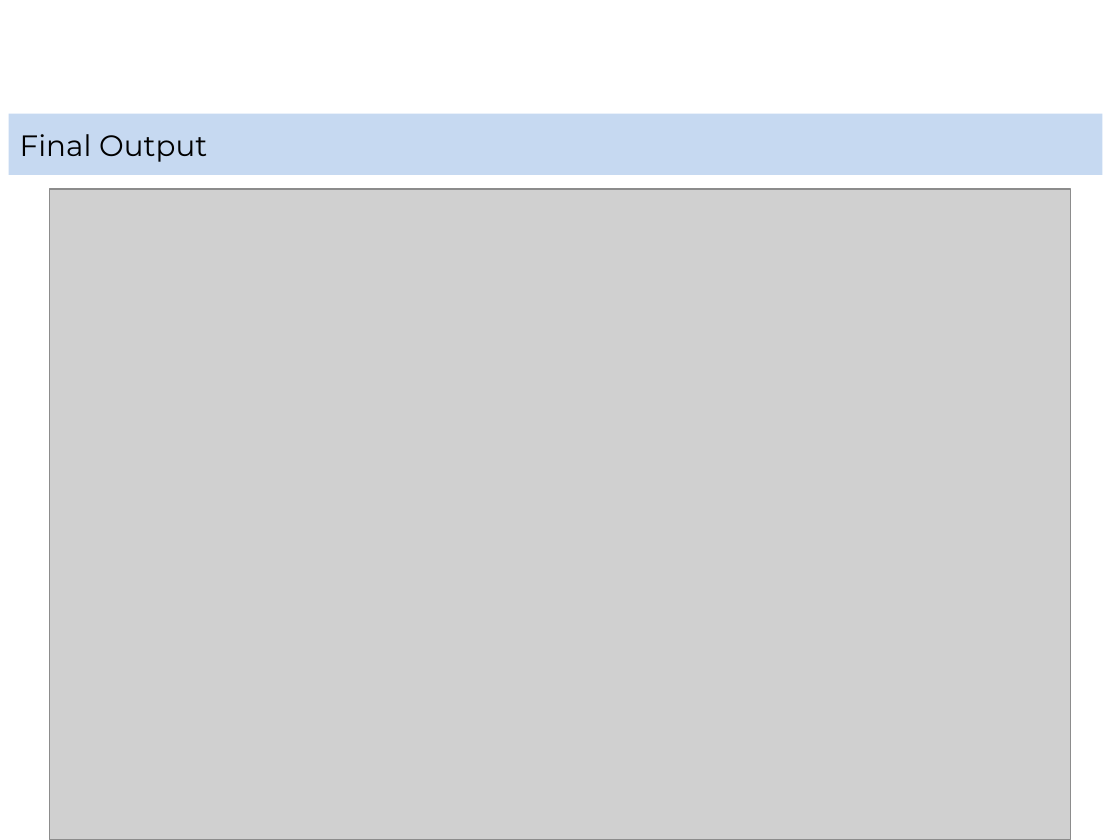
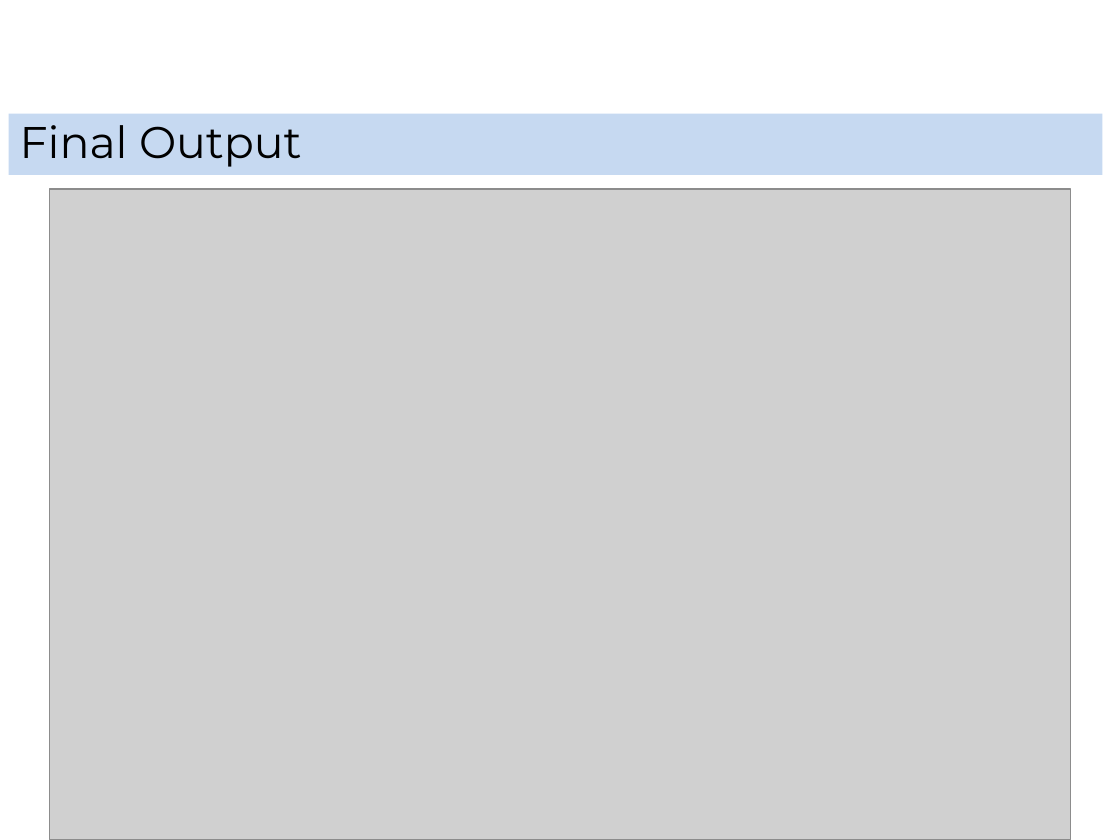
Before and after one commit to shug0131/eudraCT, a slide deck: slide 13 of documentation/Eudract Project Stats Leads.pptx (slide 35 before the commit). Drawn at 1120x840 pixels with LibreOffice and Linux fonts; fonts in the diff are those of the drawing; grey boxes stand for pictures; background and template pictures are left out. Boxes give left, top, right and bottom in pixels: in the first picture for what was removed or moved away, otherwise in the second. Text is boxed around its words. In the diff, an @@ line names an element or a change of style, - is before the commit and + after.

```diff
--- a/documentation/Eudract Project Stats Leads.pptx
+++ b/documentation/Eudract Project Stats Leads.pptx
@@ rectangle "Final Output" at bbox=[9, 114, 1103, 176]: size 18.9 to 28.5 pt; line spacing 1 to 0.9 @@
```
Also in this commit, not shown: 15 other slides changed, 21 slides removed, 39 other files.
